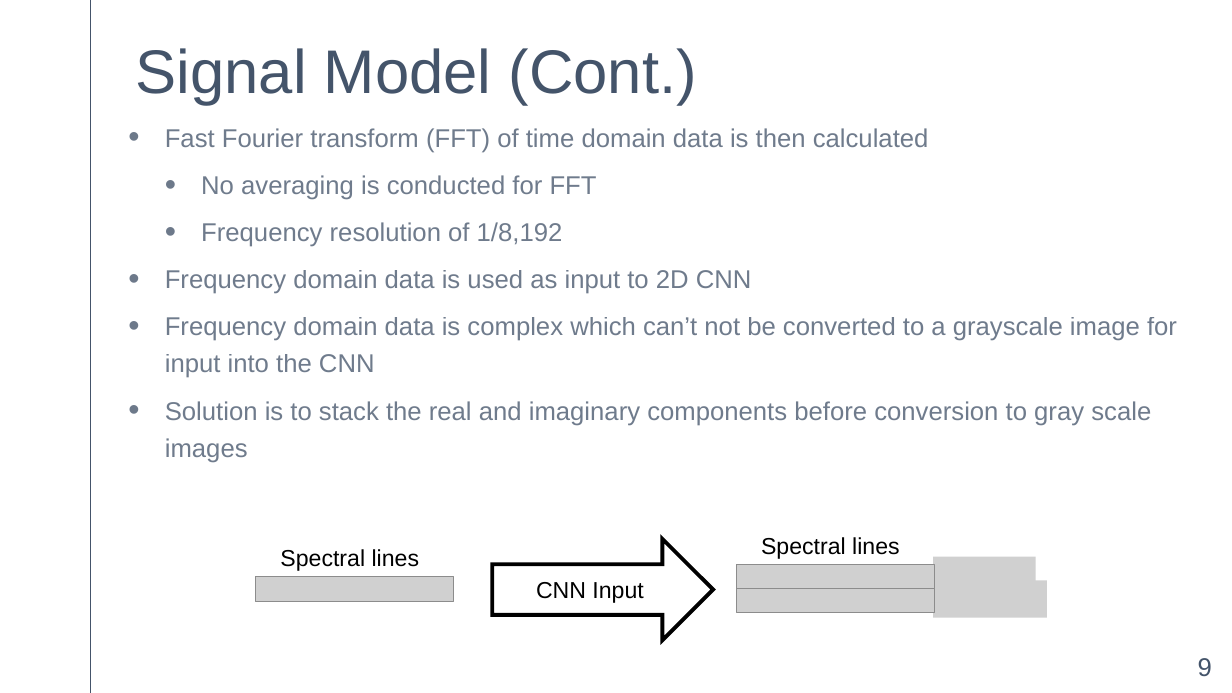
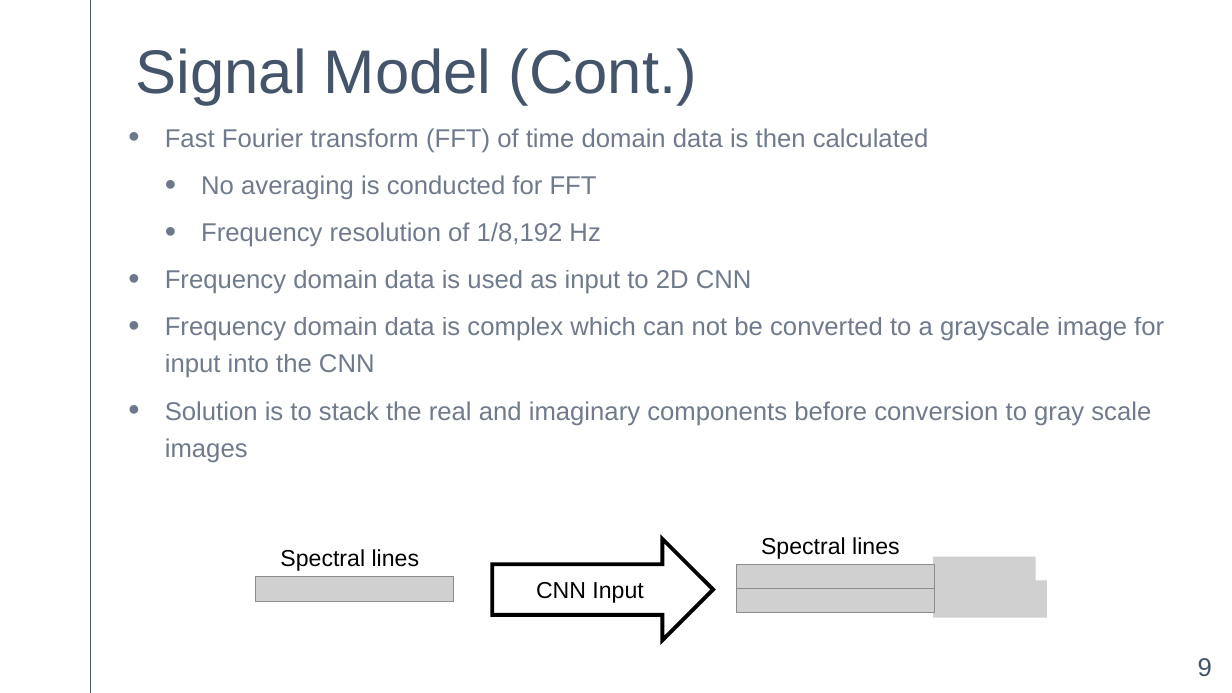
Before and after one commit to cbell14/ELE_594, a slide deck: slide 9 of Classification_of_Harmonics_Using_ML_v1.pptx. Drawn at 1232x693 pixels with LibreOffice and Linux fonts; fonts in the diff are those of the drawing; grey boxes stand for pictures. Boxes give left, top, right and bottom in pixels: in the first picture for what was removed or moved away, otherwise in the second. Text is boxed around its words. In the diff, an @@ line names an element or a change of style, - is before the commit and + after.

```diff
--- a/Classification_of_Harmonics_Using_ML_v1.pptx
+++ b/Classification_of_Harmonics_Using_ML_v1.pptx
@@ text at [201,222,600,247]: text changed @@
-  • Frequency resolution of 1/8,192
+  • Frequency resolution of 1/8,192 Hz
@@ text at [165,317,1164,378]: text changed @@
-• Frequency domain data is complex which can’t not be converted to a grayscale image for input into the CNN
+• Frequency domain data is complex which can not be converted to a grayscale image for input into the CNN
```
Also in this commit, not shown: 6 other slides changed.
